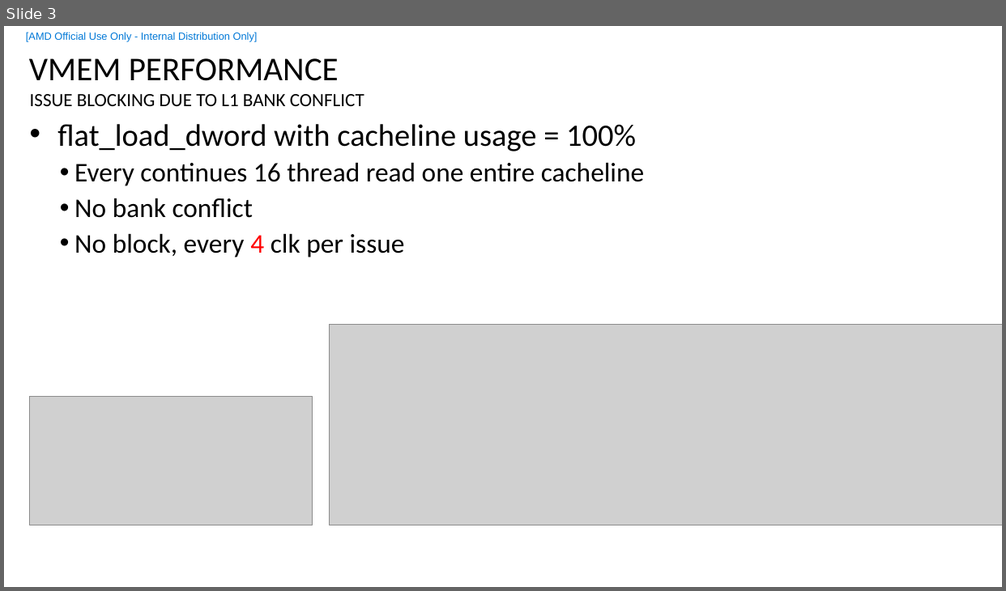
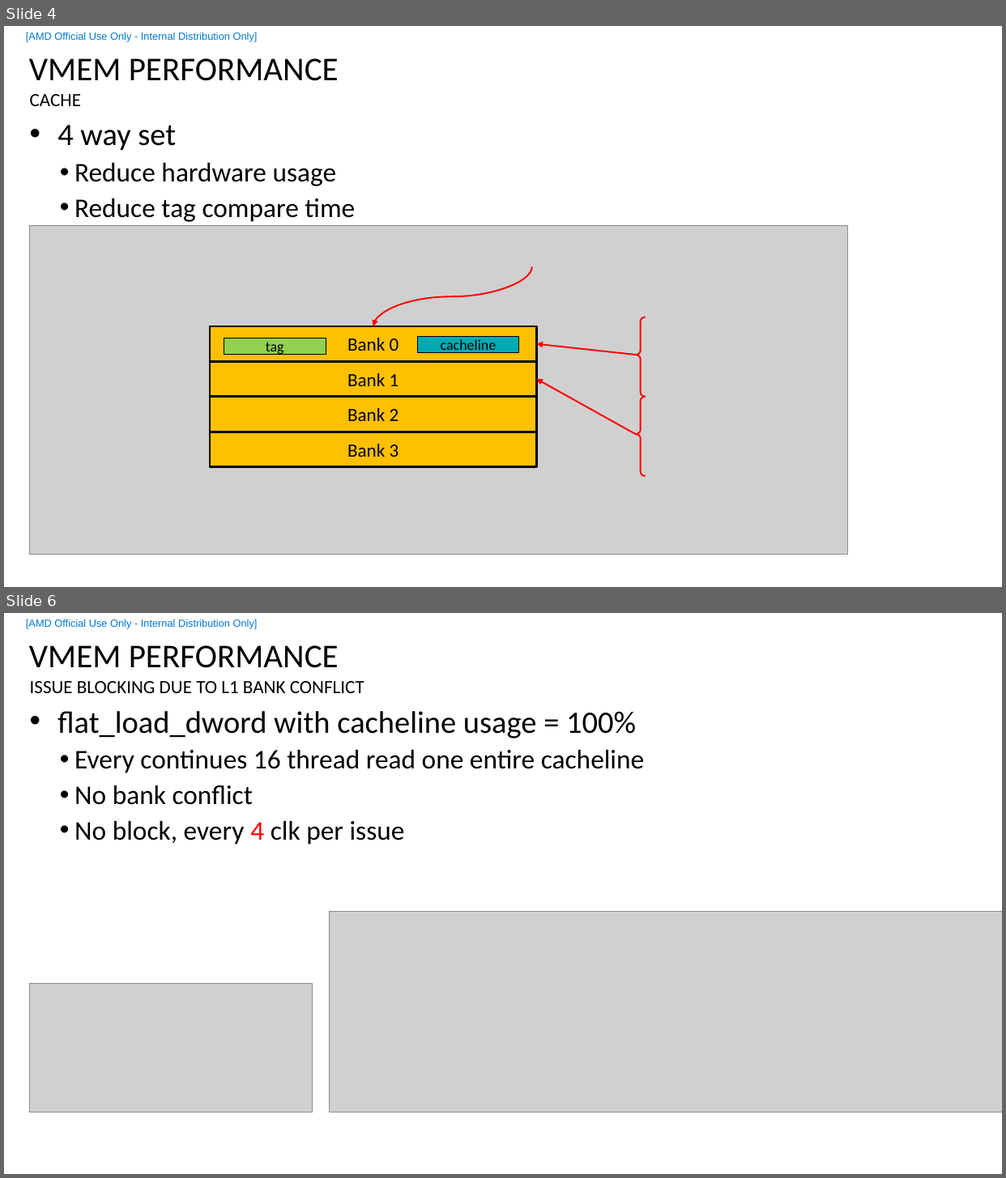
Before and after one commit to feifei14119/rocm_start_sample, a slide deck: vmemL1Bank/vmem_l1_bank.pptx. Shown one above the other, each under a label of ours: slide 3 before the commit, slides 4 and 6 after it; the slides between them are not shown. The pictures are 1006x591 and 1006x1178 pixels, drawn with LibreOffice and Linux fonts; fonts in the diff are those of the drawing; grey boxes stand for pictures; background and template pictures are left out. Boxes give left, top, right and bottom in pixels: in the first picture for what was removed or moved away, otherwise in the second. Text is boxed around its words. In the diff, an @@ line names an element or a change of style, - is before the commit and + after.

```diff
--- a/vmemL1Bank/vmem_l1_bank.pptx
+++ b/vmemL1Bank/vmem_l1_bank.pptx
@@ slide 4 added at (x1=4, y1=26, x2=1002, y2=587), background #FFFFFF; not listed: 2 template elements that a slide beside it also shows @@
@@ title added at (x1=29, y1=58, x2=339, y2=81), 32 pt, text #000000 @@
+VMEM PERFORMANCE
@@ text added at (x1=30, y1=94, x2=81, y2=106), 18 pt, text #000000 @@
+CACHE
@@ text added at (x1=57, y1=125, x2=355, y2=222), 26 pt, text #000000 @@
+• 4 way set
+  • Reduce hardware usage
+  • Reduce tag compare time
@@ group added at (x1=29, y1=226, x2=848, y2=555): 6 rectangles, 2 left braces, 2 arrows, 1 picture, 1 curved arrow @@
+Bank 0
+Bank 1
+Bank 2
+Bank 3
+tag
+cacheline
@@ what was slide 3 is now slide 6 @@
```
Also in this commit, not shown: 4 slides changed, 9 other slides added, 16 other files.
